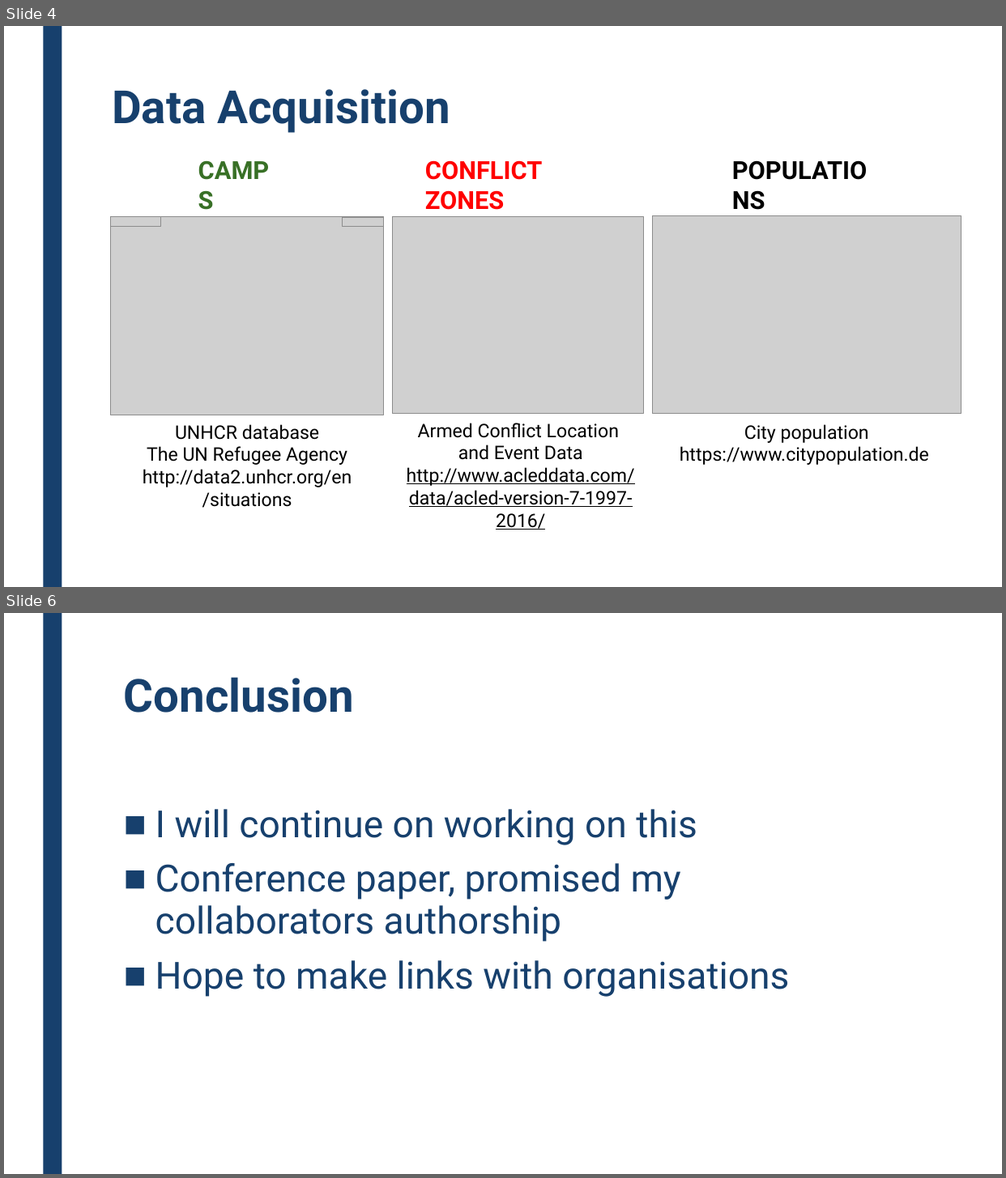
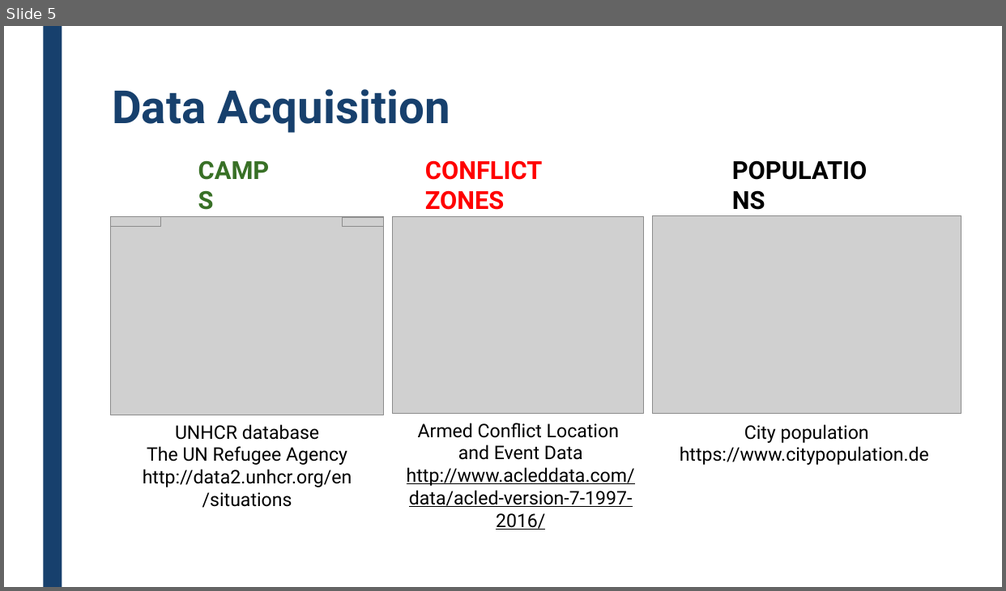
Before and after one commit to cspgdds/Visualflee, a slide deck: CW17.pptx. Shown one above the other, each under a label of ours: slides 4 and 6 before the commit, slide 5 after it; the slides between them are not shown. The pictures are 1006x1178 and 1006x591 pixels, drawn with LibreOffice and Linux fonts; fonts in the diff are those of the drawing; grey boxes stand for pictures. Boxes give left, top, right and bottom in pixels: in the first picture for what was removed or moved away, otherwise in the second. Text is boxed around its words. In the diff, an @@ line names an element or a change of style, - is before the commit and + after.

```diff
--- a/CW17.pptx
+++ b/CW17.pptx
@@ slide 6 removed at [4, 613, 1002, 1174], background #FFFFFF; not listed: 1 template element that a slide beside it also shows @@
@@ title removed at [124, 677, 354, 713] @@
-Conclusion
@@ text removed at [155, 809, 789, 997] @@
-■ I will continue on working on this
-■ Conference paper, promised my collaborators authorship
-■ Hope to make links with organisations
@@ what was slide 4 is now slide 5 @@
```
Also in this commit, not shown: 3 slides changed, 1 slide added.
